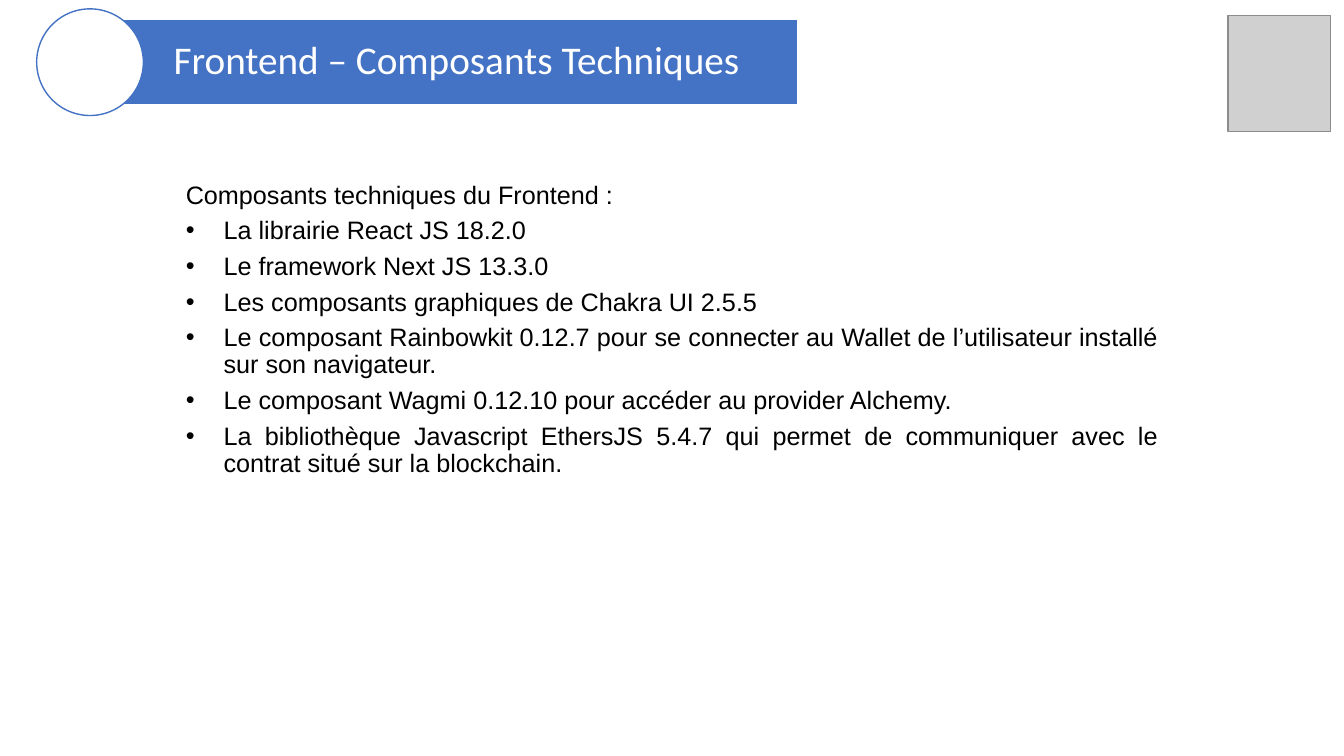
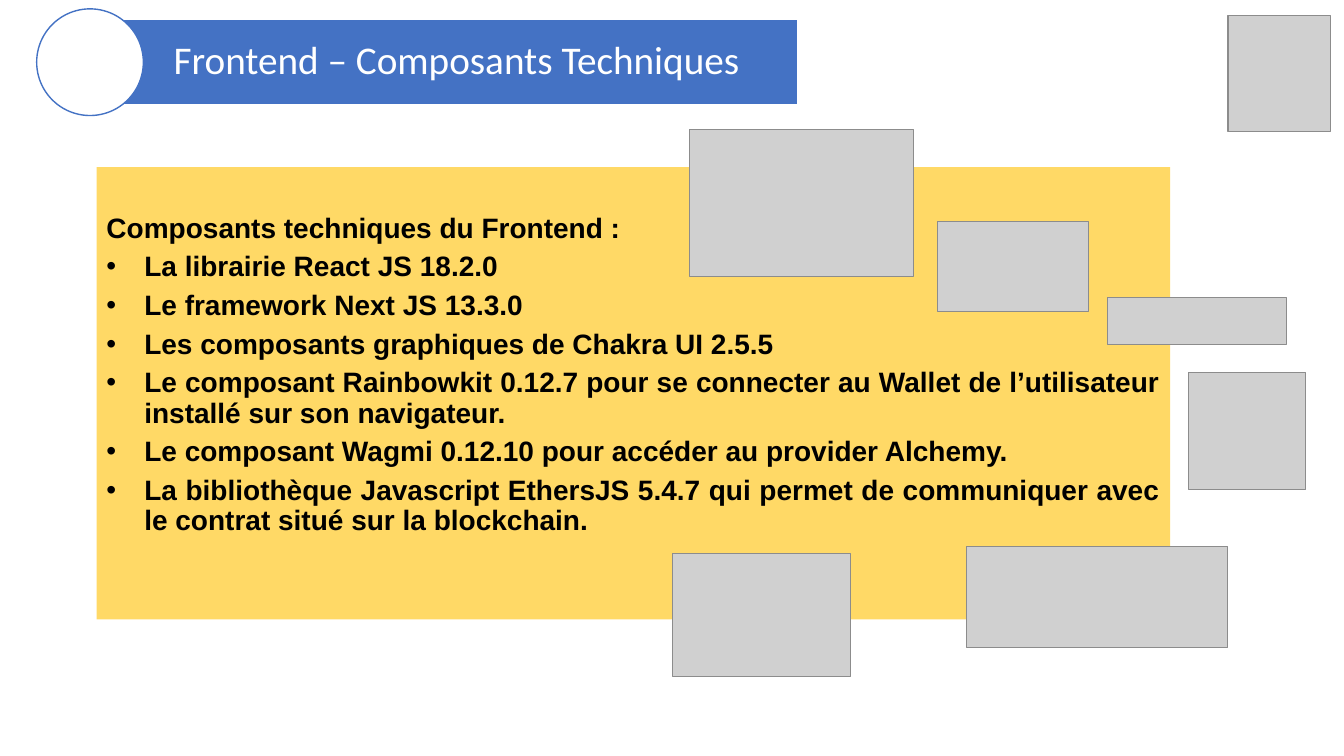
Before and after one commit to blockchainFormationAcadee/chapitre-vi-ft-franck38410, a slide deck: slide 12 of Presentation_JO2024.pptx (slide 11 before the commit). Drawn at 1344x756 pixels with LibreOffice and Linux fonts; fonts in the diff are those of the drawing; grey boxes stand for pictures. Boxes give left, top, right and bottom in pixels: in the first picture for what was removed or moved away, otherwise in the second. Text is boxed around its words. In the diff, an @@ line names an element or a change of style, - is before the commit and + after.

```diff
--- a/Presentation_JO2024.pptx
+++ b/Presentation_JO2024.pptx
@@ picture added at [690,129,913,276] @@
@@ rectangle "Composants techniques du Frontend :": place and size @@
-rectangle "Composants techniques du Frontend :" at [186,185,1158,473]
+rectangle "Composants techniques du Frontend :" at [97,167,1171,620]
@@ rectangle "Composants techniques du Frontend :" at [97,167,1171,620]: size 18 to 20 pt, bold on; fill none to #FFD966 @@
@@ picture added at [938,221,1089,312] @@
@@ picture added at [1108,298,1288,345] @@
@@ picture added at [1189,372,1306,489] @@
@@ picture added at [673,554,851,677] @@
@@ picture added at [967,546,1228,648] @@
```
Also in this commit, not shown: 11 other slides changed, 3 slides added, 1 slide removed, 3 other files.
